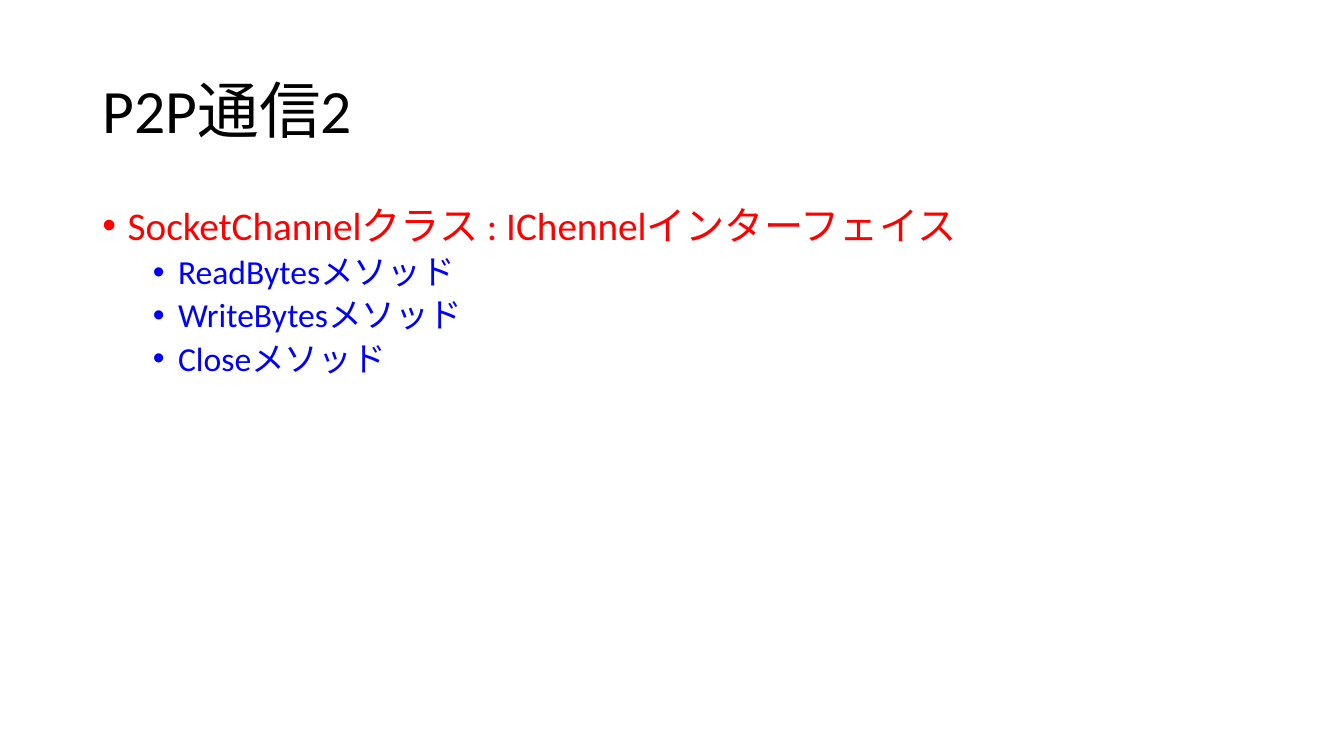
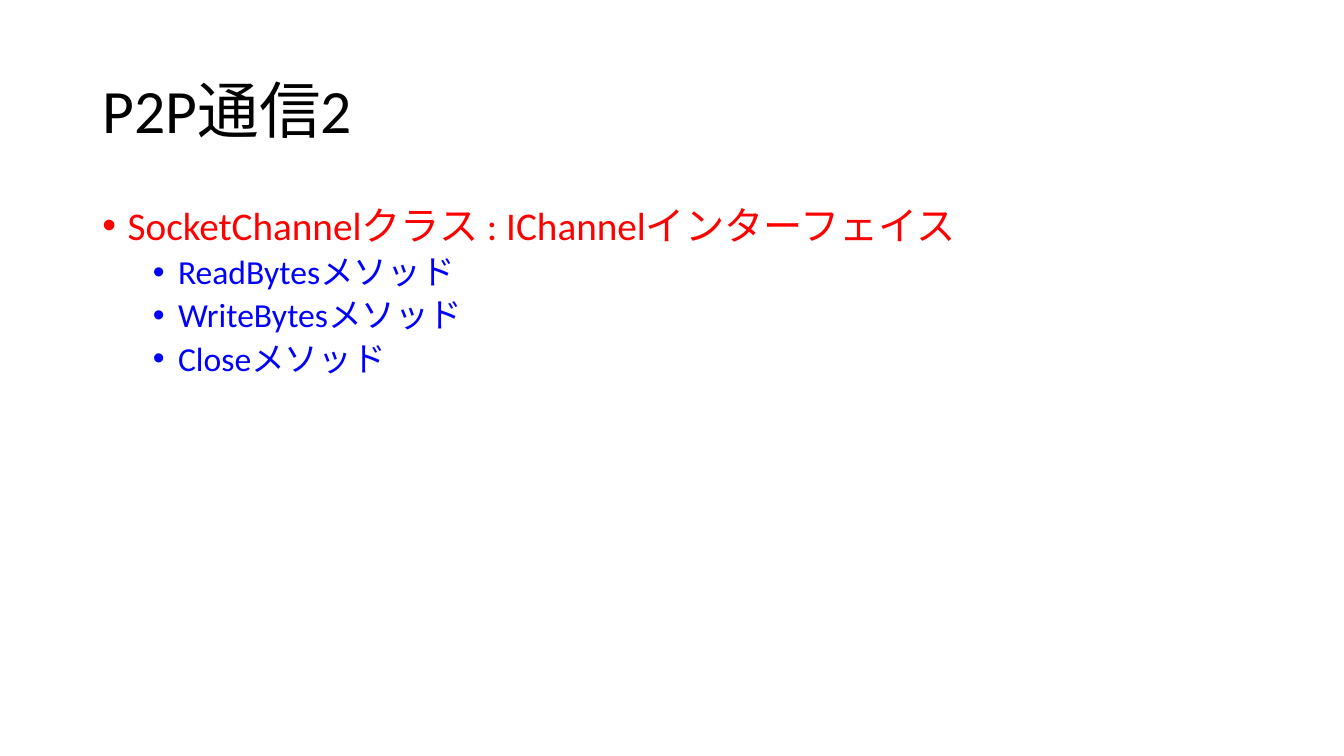
Before and after one commit to pizyumi/CREA, a slide deck: slide 12 of CREA2014/CREACOIN.pptx. Drawn at 1344x756 pixels with LibreOffice and Linux fonts; fonts in the diff are those of the drawing. Boxes give left, top, right and bottom in pixels: in the first picture for what was removed or moved away, otherwise in the second. Text is boxed around its words. In the diff, an @@ line names an element or a change of style, - is before the commit and + after.

```diff
--- a/CREA2014/CREACOIN.pptx
+++ b/CREA2014/CREACOIN.pptx
@@ text at <box>128,208,955,242</box>: text changed @@
-• SocketChannelクラス : IChennelインターフェイス
+• SocketChannelクラス : IChannelインターフェイス
```
Also in this commit, not shown: 2 other slides changed, 4 other files.
